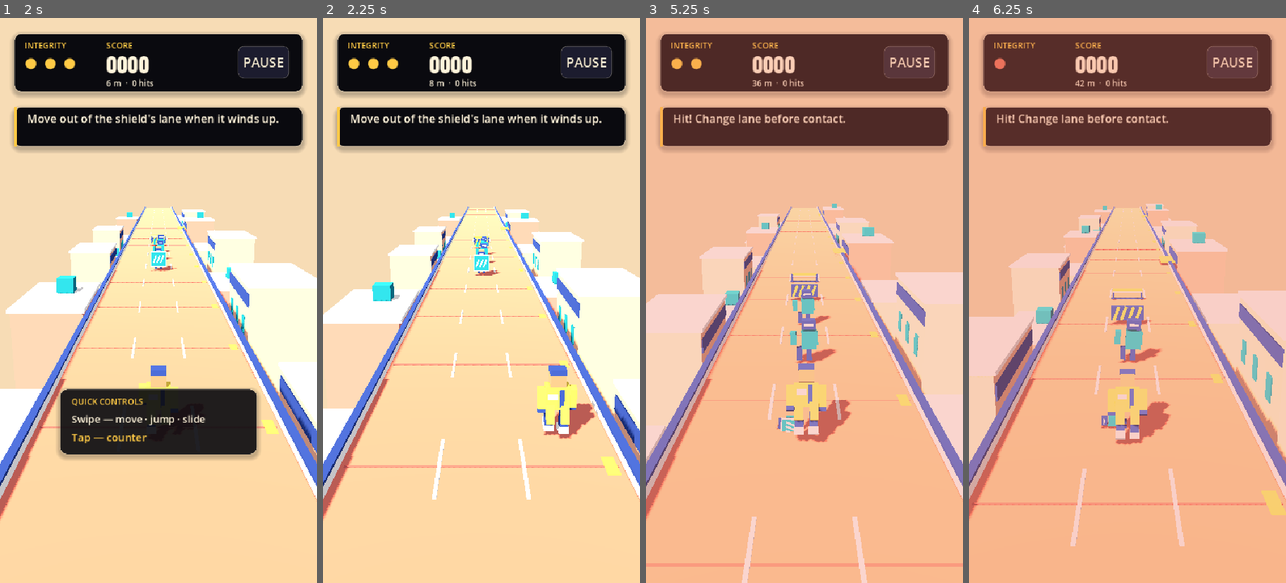
Above: before the commit, frames 1-4 (left to right).
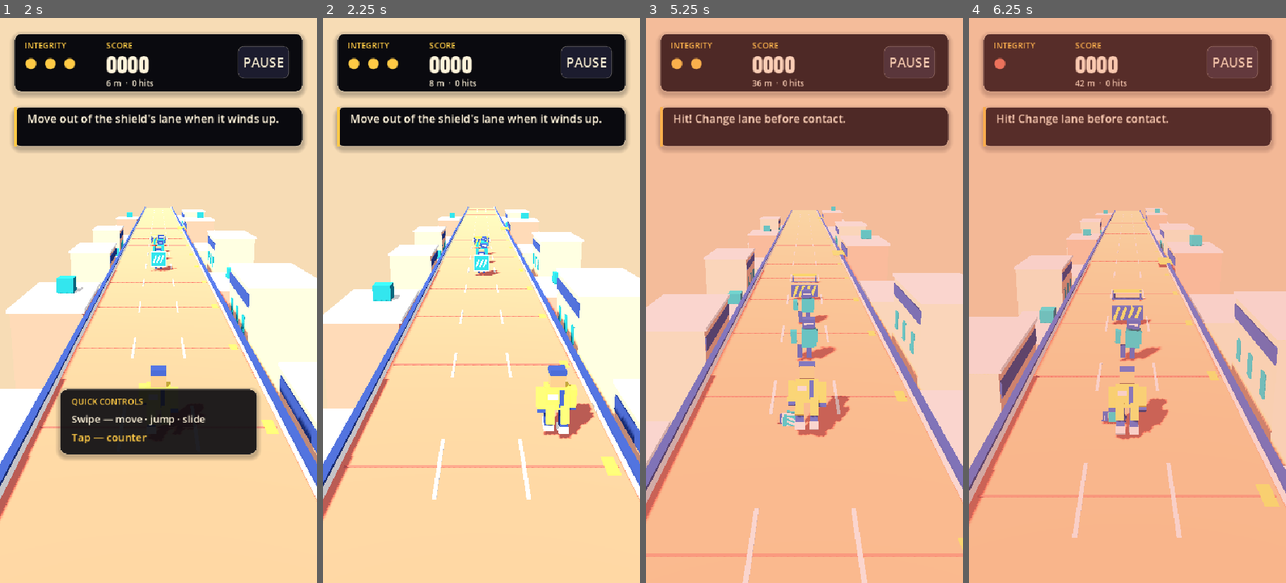
Above: after the commit, the same moments.

Repository: jiracipika/breakrun
Game: Godot game, scene res://scenes/main.tscn
Same seed, same stepped clock (60 frames per second), same inputs: the game is played once before the commit and once after it.
Inputs (mouse positions are in pixels of both pictures, inside the frame that each line leads up to):
- Up to frame 1 (2 s): click (158, 475) at 0.52 s; type "12" at 0.6 s; click "START RUN →" at 1.25 s
- Up to frame 2 (2.25 s): tap Enter at 2, 2.1 s; move the mouse to (551, 272) at 2.02 s; hold D from 2.03 s (still down); click (551, 272) at 2.17 s
- Up to frame 3 (5.25 s): tap Space at 2.27 s; release D at 2.75 s; drag from (741, 328) to (788, 413) at 2.77 s; move the mouse to (836, 176) at 3.52 s; hold D 3.53-4.25 s; tap C at 3.6 s; drag from (788, 413) to (709, 215) at 4.27 s; tap Enter at 5 s; move the mouse to (899, 385) at 5.02 s; hold A from 5.03 s (still down); tap R at 5.1 s
- Up to frame 4 (6.25 s): tap Space at 5.27 s; release A at 5.75 s; drag from (1032, 215) to (1079, 159) at 5.77 s

Frame 1 is identical in both runs. In frame 2, less than 0.1% of the frame differs, in the area x 67-87%, y 61-74%; in frame 3, 7.6%; in frame 4, 9.0%, in the area x 0-100%, y 32-94%.

Commit message:
Juice and readability: counter sound fixed, impact shake, lane paint for sweeps, lean, inspector warning
- Counter SFX literally never fired: _physics_process checked
  counter_count > previous_counters AFTER _sync_world had already consumed
  previous_counters, so the comparison was always false. The sound now lives
  in _sync_world's counter branch, next to the kick and burst it accompanies.
- Hits punch the view: small FOV hit plus decaying h/v-offset shake while the
  hit flash decays (reduced_motion keeps the view still).
- Spring (low sweep) now paints its lane gold during approach — the crouch
  telegraph alone read too late at run speed.
- Lane changes lean into the blend and the slide settles/eases instead of
  snapping scale.y.
- The next inspector announces itself 40m out so the checkpoint boss never
  arrives cold.

verify.py: 17 suites / 389 checks green. Web export rebuilt (web/ + dist/).

Diff:
--- a/scripts/main.gd
+++ b/scripts/main.gd
@@ -51,6 +51,7 @@
 var _web_status_elapsed: float = 0.0
 var hit_flash: ColorRect
 var hit_flash_time: float = 0.0
+var slide_scale: float = 1.0
 var previous_hp: int = 3
 var best_score: int = 0
 var muted: bool = false
@@ -601,9 +602,9 @@
 		model.step(delta)
 		_sync_world(delta)
 	# Feedback events are level-side: compare previous presentation state.
-	if model.counter_count > previous_counters:
-		previous_counters = model.counter_count
-		play_sound("counter")
+	# The counter sound lives in _sync_world's counter branch — it used to be
+	# checked here, after _sync_world had already consumed previous_counters,
+	# so it could never fire.
 	if model.boost_count > previous_boosts:
 		previous_boosts = model.boost_count
 		play_sound("boost")
@@ -754,6 +755,11 @@
 					text = "COUNTER NOW  ·  tap anywhere"
 					ready_to_counter = absi(int(e.lane) - model.lane) <= 1
 			break
+	# The next checkpoint machine announces itself so it never arrives cold.
+	if model.feedback == "" and model.inspector.is_empty():
+		var next_at: float = Model.INSPECTOR_DISTANCE * float(model.inspectors_defeated + 1)
+		if model.distance >= next_at - 40.0:
+			text = "INSPECTOR AHEAD — reach the checkpoint"
 	if model.feedback != "":
 		text = model.feedback
 		if text.begins_with("Chain") and last_sound_feedback != text + str(model.chain_count):
@@ -774,7 +780,9 @@
 	var blend: float = minf(1.0, delta * Model.LANE_RATE)
 	runner.position.x = lerpf(runner.position.x, model.lane * 2.5, blend)
 	runner.position.y = model.height
-	runner.scale.y = 0.55 if model.sliding else 1.0
+	# Slide settles in and out at the lane-blend ease instead of snapping.
+	slide_scale = lerpf(slide_scale, 0.55 if model.sliding else 1.0, blend * 1.6)
+	runner.scale.y = slide_scale
 	# Stumble feedback: lean back, drop stride, nudge toward the camera.
 	var stagger: float = model.stagger_ratio() if model.state == "running" else 0.0
 	runner.rotation.x = -0.5 * stagger
@@ -787,6 +795,7 @@
 	if model.counter_count > previous_counters:
 		kick_timer = 0.32
 		previous_counters = model.counter_count
+		play_sound("counter")
 		if not reduced_motion:
 			_spawn_burst()
 	kick_timer = maxf(0.0, kick_timer - delta)
@@ -796,14 +805,24 @@
 		runner.rotation.x = 0.18
 		runner.rotation.z = 0.23 * (model.lane - model.last_counter_lane)
 	else:
-		runner.rotation.z = 0.0
+		# Lane-change lean: tilt into the lateral blend while crossing.
+		runner.rotation.z = clampf((model.lane * 2.5 - runner.position.x) * 0.12, -0.24, 0.24)
 	_tick_copy_feedback(delta)
 	# Counter kick punches the view wider; a boost eases it wider still.
 	var fov_kick: float = 0.0
 	if kick_timer > 0 and not reduced_motion:
 		fov_kick = 6.0 * (kick_timer / 0.32)
 	var fov_boost: float = 0.0 if reduced_motion else 4.0 * model.boost_ratio()
-	camera.fov = 62.0 + fov_kick + fov_boost
+	# Impact punch: the view jolts while the hit flash decays.
+	var fov_hit: float = 0.0 if reduced_motion else 3.0 * maxf(0.0, hit_flash_time) / 0.22
+	camera.fov = 62.0 + fov_kick + fov_boost + fov_hit
+	if hit_flash_time > 0.0 and not reduced_motion:
+		var shake: float = 0.045 * (hit_flash_time / 0.22)
+		camera.h_offset = randf_range(-shake, shake)
+		camera.v_offset = randf_range(-shake, shake)
+	else:
+		camera.h_offset = 0.0
+		camera.v_offset = 0.0
 	_update_bursts(delta)
 	var index: int = 0
 	for tile in world.get_node("Tiles").get_children():
@@ -881,7 +900,10 @@
 			actor.rotation.x = 0.26
 		# Warn only for an approaching shield: a launched one re-enters this
 		# z band flying away and must not resurrect the dodge warning.
-		if enemy.kind == "shield" and enemy.phase == "approach" and enemy.z <= 12 and enemy.z > 6:
+		if (enemy.kind == "shield" and enemy.phase == "approach" and enemy.z <= 12 and enemy.z > 6) \
+				or (enemy.kind == "spring" and enemy.phase == "approach" and enemy.z <= 16 and enemy.z > 6):
+			# Lane paint warns for the bash AND the low sweep — the spring's
+			# crouch alone reads too late at run speed.
 			warning_lane.visible = true
 			warning_lane.position = Vector3(enemy.lane * 2.5, -0.04, -3.0)
 		if enemy.kind == "kicker":
Binary file changed: dist/index.apple-touch-icon.png
Binary file changed: dist/index.icon.png
Not shown, added: scripts/core/music_box.gd.uid
Not shown, added: tests/test_music.gd.uid
Not shown, changed: dist/index.pck
Not shown, changed: web/index.pck
